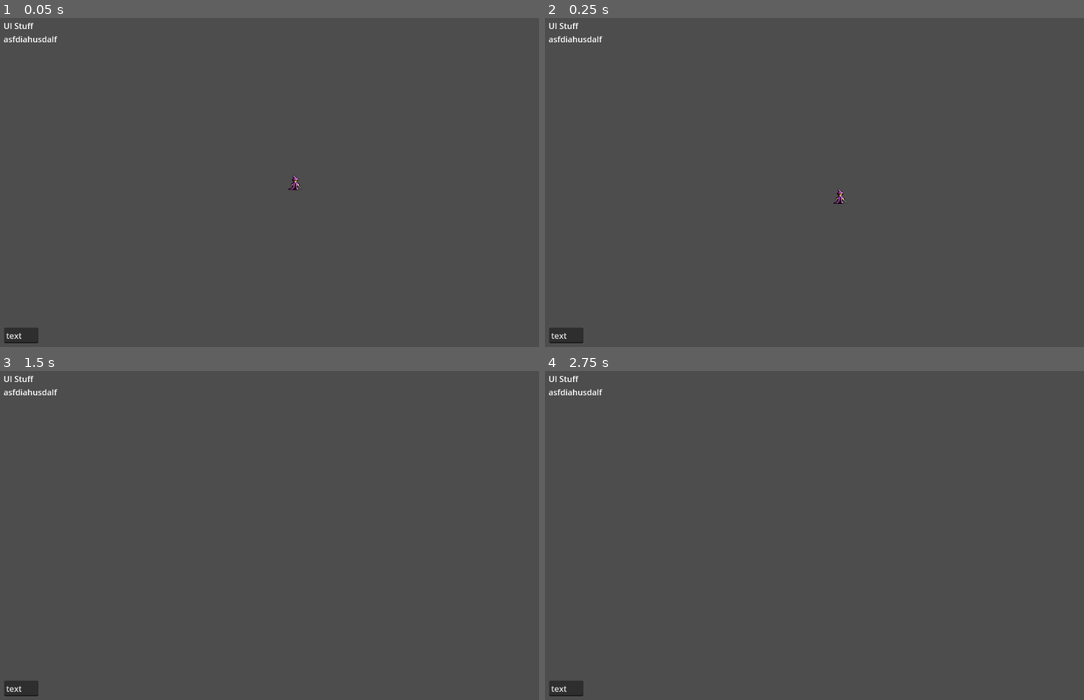
Above: before the commit, frames 1-4 (two rows, left to right).
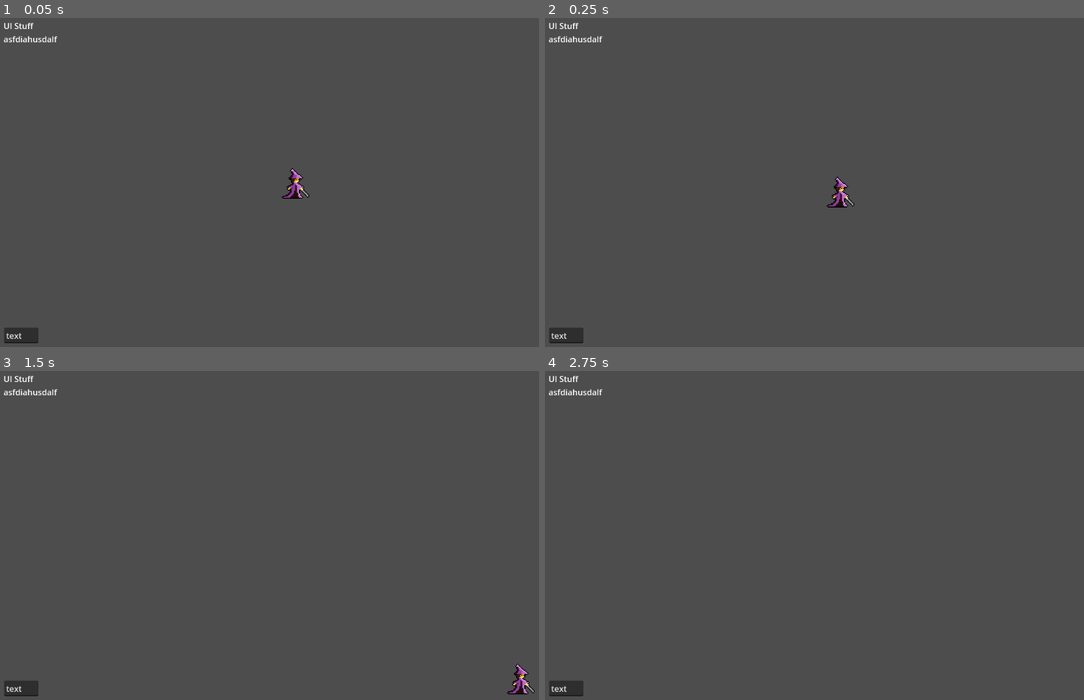
Above: after the commit, the same moments.

Repository: Northwood-Game-Development-Club/wizards-and-dragons
Game: Godot game, scene res://main scene.tscn
The game is run twice, just before and just after one commit, with the same random seed, the same clock (stepped at 60 frames per second) and the same inputs.
Inputs:
- Up to frame 1 (0.05 s): no input
- Up to frame 2 (0.25 s): no input
- Up to frame 3 (1.5 s): tap Enter at 0.5 s; hold Right (Right, bound only after the commit) 0.53-1.28 s; hold Up (Jump, bound only after the commit) 0.53-1.28 s; hold Left (Left, bound only after the commit) from 1.28 s (still down); tap Up (Jump, bound only after the commit) at 1.35 s
- Up to frame 4 (2.75 s): tap Up (Jump, bound only after the commit) at 1.52, 1.82 s; tap Space at 2 s; release Left (Left, bound only after the commit) at 2.03 s; hold Right (Right, bound only after the commit) from 2.03 s (still down); hold Up (Jump, bound only after the commit) from 2.03 s (still down)

The runs differ from the first frame. In frame 1, 0.2% of the frame differs, in the area x 52-58%, y 45-55%; in frame 2, 0.2%; in frame 3, 0.2%, in the area x 94-100%, y 89-99%; in frame 4, nothing differs.

Commit message:
player movement

Diff:
--- /dev/null
+++ b/Player.gd
@@ -0,0 +1,27 @@
+extends RigidBody2D
+
+
+# Called when the node enters the scene tree for the first time.
+func _ready():
+	pass # Replace with function body.
+
+var jumpCooldown = 0
+
+# Called every frame. 'delta' is the elapsed time since the previous frame.
+func _physics_process(delta):
+	jumpCooldown -= 1
+	if get_contact_count() > 0:
+		if Input.is_action_pressed("Left"):
+			apply_force(Vector2(-200000,0)*delta)
+		if Input.is_action_pressed("Right"):
+			apply_force(Vector2(200000,0)*delta)
+		if Input.is_action_pressed("Jump") and jumpCooldown < 0:
+			apply_force(Vector2(0,-1000000)*delta)
+			jumpCooldown = 10
+		set_axis_velocity(Vector2(linear_velocity.x*0.8,linear_velocity.y))
+	else:
+		if Input.is_action_pressed("Left"):
+			apply_force(Vector2(-50000,0)*delta)
+		if Input.is_action_pressed("Right"):
+			apply_force(Vector2(50000,0)*delta)
+		set_axis_velocity(Vector2(linear_velocity.x*0.95,linear_velocity.y))
--- a/main scene.tscn
+++ b/main scene.tscn
@@ -1,14 +1,18 @@
-[gd_scene load_steps=5 format=3 uid="uid://b5v8uo4162xwh"]
+[gd_scene load_steps=6 format=3 uid="uid://b5v8uo4162xwh"]
 
+[ext_resource type="Script" path="res://Player.gd" id="1_22pw7"]
 [ext_resource type="SpriteFrames" uid="uid://dwnr1y1g2ptje" path="res://playerframes.tres" id="1_ntx3l"]
-[ext_resource type="Script" path="res://player.gd" id="1_qvits"]
 [ext_resource type="SpriteFrames" uid="uid://lkpd47l28l0l" path="res://armframes.tres" id="2_u2484"]
 
 [sub_resource type="CapsuleShape2D" id="CapsuleShape2D_45u8l"]
 
+[sub_resource type="RectangleShape2D" id="RectangleShape2D_0chb4"]
+size = Vector2(77, 20)
+
 [node name="Node2D" type="Node2D"]
 
 [node name="Camera2D" type="Camera2D" parent="."]
+zoom = Vector2(2, 2)
 
 [node name="TileMap" type="TileMap" parent="."]
 position = Vector2(119, 113)
@@ -16,20 +20,31 @@
 format = 2
 
 [node name="RigidBody2D" type="RigidBody2D" parent="."]
+lock_rotation = true
+max_contacts_reported = 1
+contact_monitor = true
+script = ExtResource("1_22pw7")
 
 [node name="CollisionShape2D" type="CollisionShape2D" parent="RigidBody2D"]
 shape = SubResource("CapsuleShape2D_45u8l")
-script = ExtResource("1_qvits")
 
-[node name="AnimatedSprite2D2" type="AnimatedSprite2D" parent="RigidBody2D/CollisionShape2D"]
+[node name="PlayerSprite" type="AnimatedSprite2D" parent="RigidBody2D/CollisionShape2D"]
+unique_name_in_owner = true
 texture_filter = 1
 sprite_frames = ExtResource("1_ntx3l")
 frame_progress = 0.530244
 
-[node name="AnimatedSprite2D" type="AnimatedSprite2D" parent="RigidBody2D/CollisionShape2D"]
+[node name="PlayerArm" type="AnimatedSprite2D" parent="RigidBody2D/CollisionShape2D"]
+unique_name_in_owner = true
 texture_filter = 1
 sprite_frames = ExtResource("2_u2484")
 frame_progress = 0.533961
+
+[node name="StaticBody2D" type="StaticBody2D" parent="."]
+
+[node name="CollisionShape2D" type="CollisionShape2D" parent="StaticBody2D"]
+position = Vector2(-20.5, 34)
+shape = SubResource("RectangleShape2D_0chb4")
 
 [node name="CanvasLayer" type="CanvasLayer" parent="."]
 
--- a/player.gd
+++ /dev/null
@@ -1,11 +0,0 @@
-extends CollisionShape2D
-
-
-# Called when the node enters the scene tree for the first time.
-func _ready():
-	pass # Replace with function body.
-
-
-# Called every frame. 'delta' is the elapsed time since the previous frame.
-func _process(delta):
-	pass
--- a/project.godot
+++ b/project.godot
@@ -20,6 +20,28 @@
 version_control/plugin_name="GitPlugin"
 version_control/autoload_on_startup=true
 
+[input]
+
+Left={
+"deadzone": 0.5,
+"events": [Object(InputEventKey,"resource_local_to_scene":false,"resource_name":"","device":-1,"window_id":0,"alt_pressed":false,"shift_pressed":false,"ctrl_pressed":false,"meta_pressed":false,"pressed":false,"keycode":0,"physical_keycode":0,"key_label":4194319,"unicode":0,"echo":false,"script":null)
+]
+}
+Right={
+"deadzone": 0.5,
+"events": [Object(InputEventKey,"resource_local_to_scene":false,"resource_name":"","device":-1,"window_id":0,"alt_pressed":false,"shift_pressed":false,"ctrl_pressed":false,"meta_pressed":false,"pressed":false,"keycode":0,"physical_keycode":0,"key_label":4194321,"unicode":0,"echo":false,"script":null)
+]
+}
+Jump={
+"deadzone": 0.5,
+"events": [Object(InputEventKey,"resource_local_to_scene":false,"resource_name":"","device":-1,"window_id":0,"alt_pressed":false,"shift_pressed":false,"ctrl_pressed":false,"meta_pressed":false,"pressed":false,"keycode":0,"physical_keycode":0,"key_label":4194320,"unicode":0,"echo":false,"script":null)
+]
+}
+Attack={
+"deadzone": 0.5,
+"events": []
+}
+
 [rendering]
 
 renderer/rendering_method.mobile="gl_compatibility"
Not shown: 1 places in Skeleton_Wizard.tscn that only renumber resources
